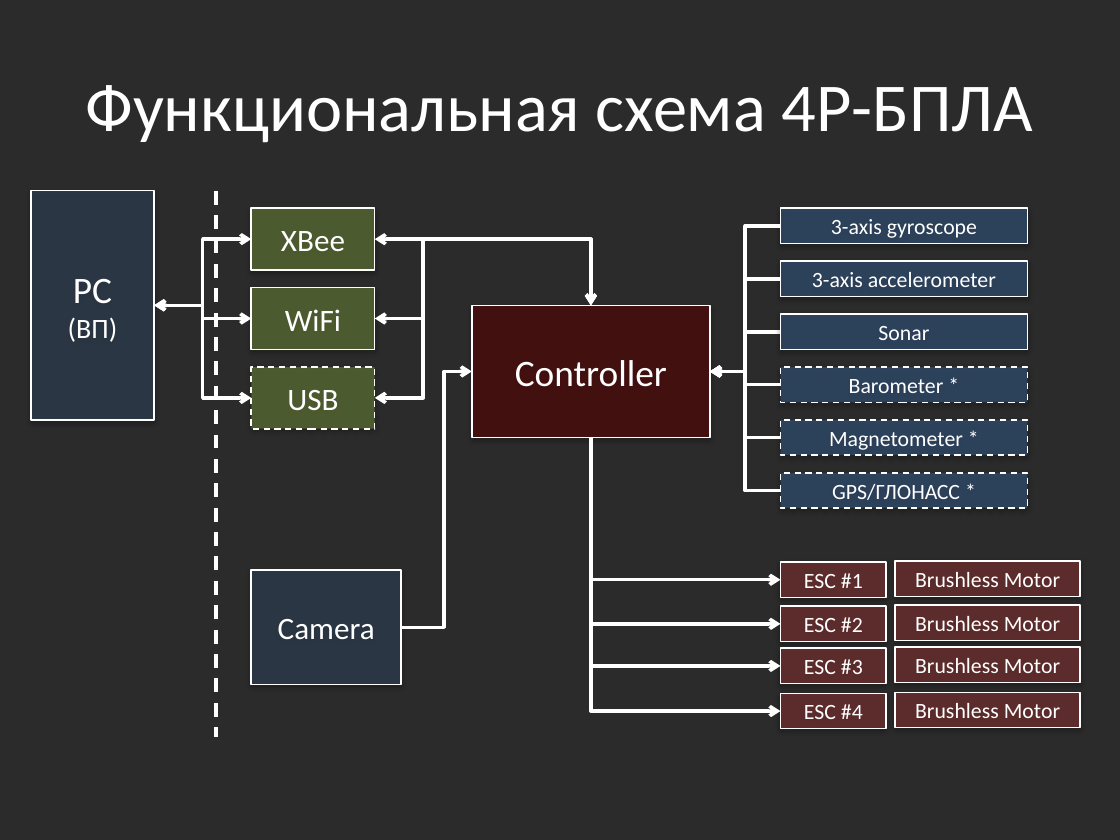
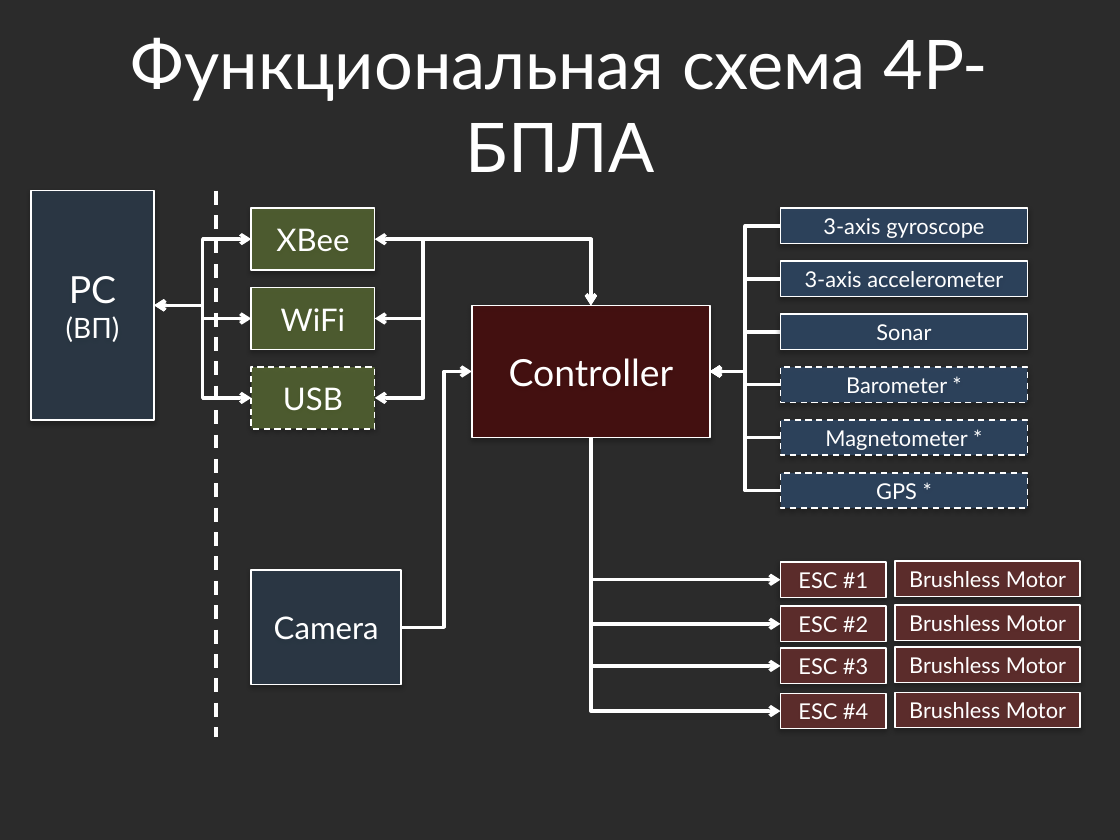
Before and after one commit to yaceq/quadro-xds, a slide deck: slide 10 of Docs/Medias2012_dhg.pptx (slide 9 before the commit). Drawn at 1120x840 pixels with LibreOffice and Linux fonts; fonts in the diff are those of the drawing; background and template pictures are left out; a plain dark background stands for a picture behind light text. Boxes give left, top, right and bottom in pixels: in the first picture for what was removed or moved away, otherwise in the second. Text is boxed around its words. In the diff, an @@ line names an element or a change of style, - is before the commit and + after.

```diff
--- a/Docs/Medias2012_dhg.pptx
+++ b/Docs/Medias2012_dhg.pptx
@@ font Calibri to Lato in 20 elements at bbox=[131, 37, 988, 173], bbox=[31, 190, 155, 420], bbox=[472, 306, 710, 438], bbox=[781, 208, 1027, 243], bbox=[781, 261, 1027, 296], bbox=[781, 367, 1027, 402], bbox=[781, 420, 1027, 455], bbox=[251, 208, 374, 270], bbox=[781, 562, 886, 597], bbox=[895, 561, 1080, 596], bbox=[781, 606, 886, 641], bbox=[895, 605, 1080, 640], bbox=[781, 648, 886, 683], bbox=[895, 647, 1080, 682], bbox=[781, 693, 886, 728], bbox=[895, 692, 1080, 727], bbox=[251, 570, 401, 684], bbox=[251, 288, 374, 349], bbox=[251, 367, 374, 429], bbox=[781, 315, 1027, 349] @@
@@ text in rectangle at bbox=[876, 483, 917, 499]: text changed; font Calibri to Lato @@
-GPS/ГЛОНАСС *
+GPS *
```
Also in this commit, not shown: 11 other slides changed, 1 slide added, 6 other files.
